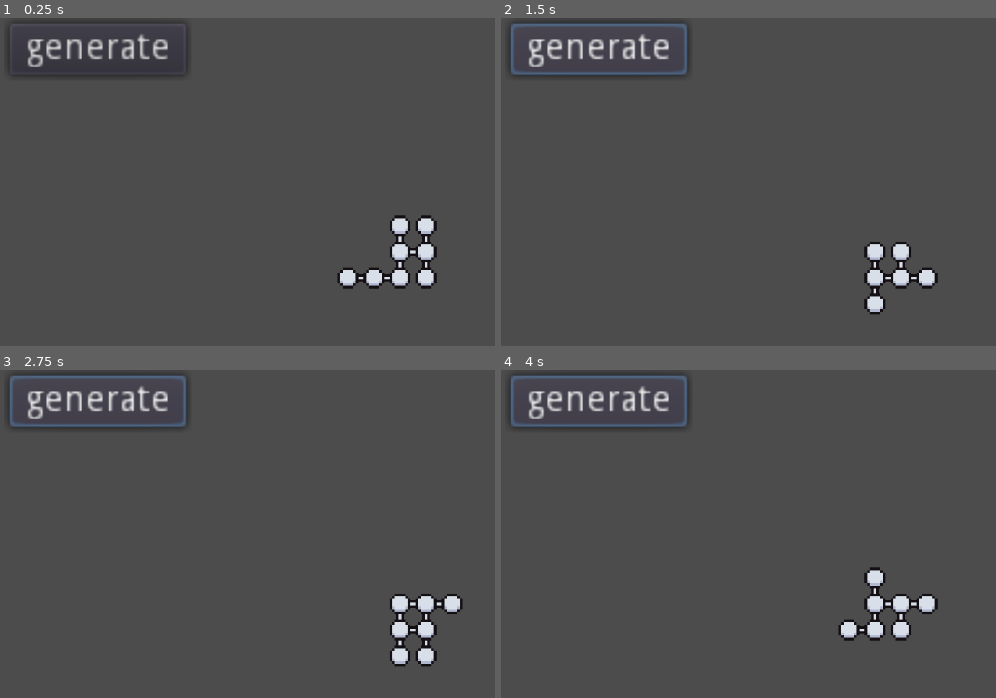
Above: before the commit, frames 1-4 (two rows, left to right).
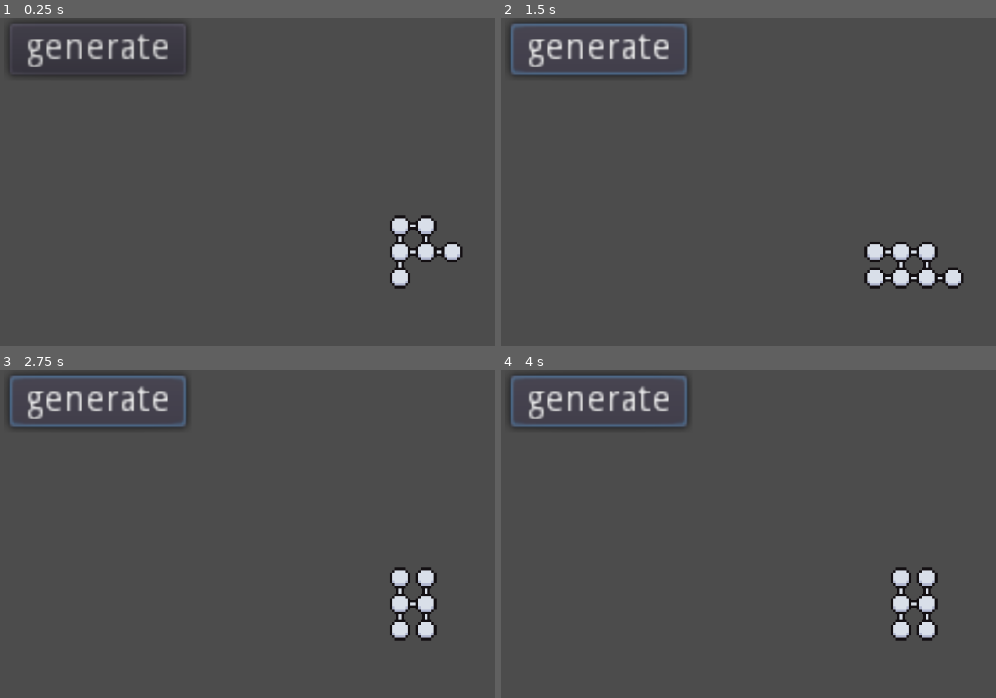
Above: after the commit, the same moments.

Repository: danny88881/Tutorials
Game: Godot game, scene res://Dungeon Tester.tscn
Two runs of this game, one before a commit and one after it. Both use one fixed random seed, a clock stepped at 60 frames per second and the inputs below. The project has no main scene, so this scene is started directly.
Inputs:
- Up to frame 1 (0.25 s): no input
- Up to frame 2 (1.5 s): click "generate" at 0.5 s; click "generate" at 1.25 s
- Up to frame 3 (2.75 s): click "generate" at 2 s
- Up to frame 4 (4 s): no input

The runs differ from the first frame. In frame 1, 1.0% of the frame differs, in the area x 68-94%, y 62-83%; in frame 2, 0.8%; in frame 3, 1.2%; in frame 4, 1.7%, in the area x 68-89%, y 60-83%.

Commit message:
Update Dungeon Tester.gd

Diff:
--- a/Random_Dungeon_Tutorial/Dungeon Tester.gd
+++ b/Random_Dungeon_Tutorial/Dungeon Tester.gd
@@ -8,11 +8,6 @@
 
 func _ready():
 	dungeon = dungeon_generation.generate(0)
-	load_map()
-
-func _process(delta):
-	randomize()
-	dungeon = dungeon_generation.generate(rand_range(-1000, 1000))
 	load_map()
 
 func load_map():
